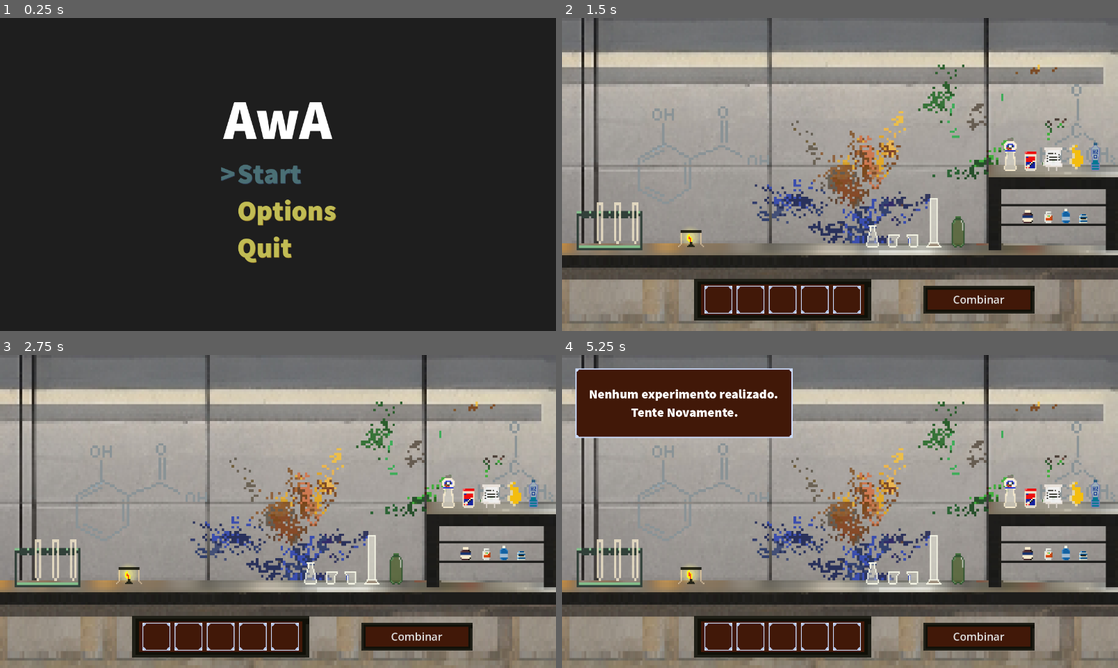
Above: before the commit, frames 1-4 (two rows, left to right).
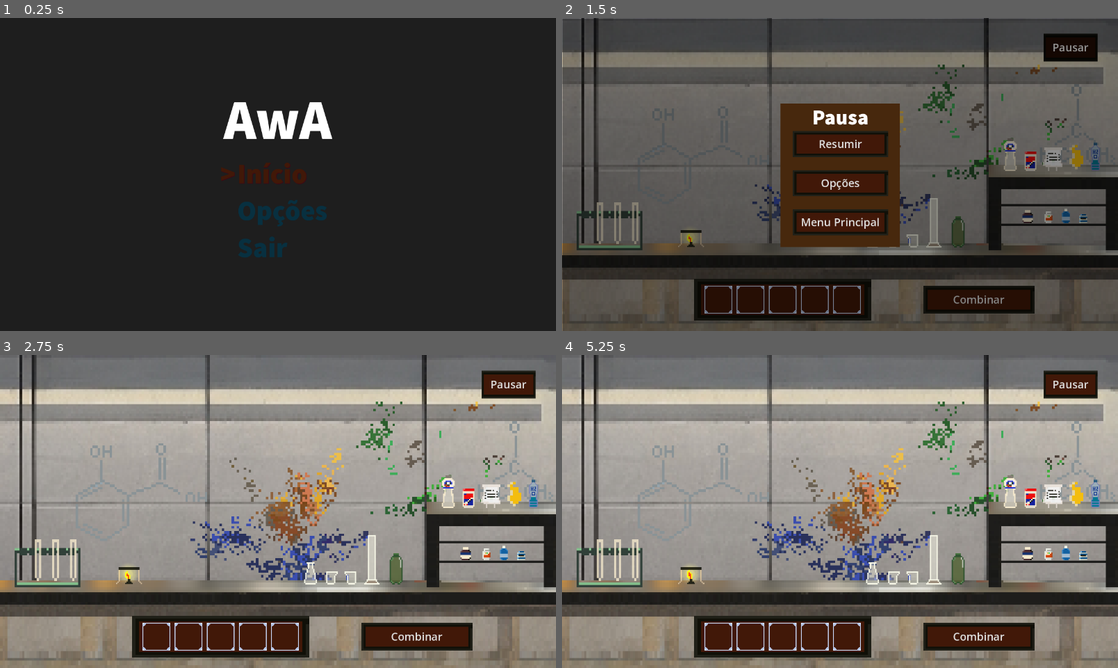
Above: after the commit, the same moments.

Repository: caduceusj/AwA
Game: Godot game, scene res://Scene/MainMenu/MainMenu.tscn
Two runs of this game, one before a commit and one after it. Both use one fixed random seed, a clock stepped at 60 frames per second and the inputs below.
Inputs (mouse positions are in pixels of both pictures, inside the frame that each line leads up to):
- Up to frame 1 (0.25 s): no input
- Up to frame 2 (1.5 s): tap Enter (ui_accept) at 0.5 s; move the mouse to (962, 158) at 0.52 s; hold Up (ui_up) 0.53-1.25 s; hold Enter (ui_accept) 0.53-1.25 s; click (962, 158) at 0.67 s; click (1067, 46) at 1.25 s, where only the run after the commit has a clickable "Pausar"
- Up to frame 3 (2.75 s): click (278, 480) at 2 s, where only the run after the commit has a clickable "Resumir"
- Up to frame 4 (5.25 s): click (1095, 492) at 2.77 s; click "Combinar" at 3.5 s; click "Nenhum experimento realizado.…" at 4.25 s; tap Enter (ui_accept) at 5, 5.1 s; move the mouse to (728, 527) at 5.02 s; hold Down (ui_down) from 5.03 s (still down); click (728, 527) at 5.17 s

The runs differ from the first frame. In frame 1, 1.9% of the frame differs, in the area x 39-61%, y 46-79%; in frame 2, 91%, in the area x 0-100%, y 0-100%; in frame 3, 0.9%; in frame 4, 9.6%.
Error after the commit: Invalid assignment of property or key 'text' with value of type 'String' on a base object of type 'null instance'. (res://Scene/MainMenu/OptionsMenu.gd:26)

Commit message:
adicionando Menu in Game com bug na cena do lab

Diff:
--- a/Scene/MainMenu/MainMenu.gd
+++ b/Scene/MainMenu/MainMenu.gd
@@ -12,10 +12,11 @@
 @onready var textTwo = $CenterContainer/VBoxContainer/Inputs/VBoxContainer/Options/HBoxContainer/OptionName
 @onready var textThree = $CenterContainer/VBoxContainer/Inputs/VBoxContainer/Quit/HBoxContainer/OptionName
 
-const originalFontColor = Color(0.757, 0.737, 0.329)
-const originalShadowColor = Color(0.627, 0.506, 0.169)
-const selectedFontColor = Color(0.29, 0.435, 0.459)
-const selectedShadowColor = Color(0.2, 0.271, 0.373)
+const originalFontColor = Color("#083040")
+const originalShadowColor = Color("#142e4001")
+const selectedFontColor = Color("#411808")
+const selectedShadowColor = Color("#400814")
+
 
 var currentSelection = 0
 
@@ -45,6 +46,7 @@
 	if(currentSelection == 0) :
 		get_tree().change_scene_to_file(startScene)
 	elif(currentSelection == 1) :
+		GameManager.returOptionsScene = menuScene
 		get_tree().change_scene_to_file(optionsScene)
 	else :
 		get_tree().quit()
--- a/Scene/MainMenu/MainMenu.tscn
+++ b/Scene/MainMenu/MainMenu.tscn
@@ -49,6 +49,7 @@
 [node name="Selector" type="Label" parent="CenterContainer/VBoxContainer/Inputs/VBoxContainer/Start/HBoxContainer"]
 custom_minimum_size = Vector2(35, 0)
 layout_mode = 2
+theme_override_colors/font_color = Color(0.0784314, 0.180392, 0.25098, 0.00392157)
 theme_override_colors/font_outline_color = Color(0, 0, 0, 1)
 theme_override_fonts/font = ExtResource("2_xsvkh")
 theme_override_font_sizes/font_size = 64
@@ -62,7 +63,7 @@
 theme_override_colors/font_outline_color = Color(0, 0, 0, 1)
 theme_override_fonts/font = ExtResource("2_xsvkh")
 theme_override_font_sizes/font_size = 64
-text = "Start"
+text = "Início"
 
 [node name="Options" type="CenterContainer" parent="CenterContainer/VBoxContainer/Inputs/VBoxContainer"]
 layout_mode = 2
@@ -80,12 +81,12 @@
 "
 
 [node name="OptionName" type="Label" parent="CenterContainer/VBoxContainer/Inputs/VBoxContainer/Options/HBoxContainer"]
-custom_minimum_size = Vector2(84, 0)
+custom_minimum_size = Vector2(227, 0)
 layout_mode = 2
 theme_override_colors/font_outline_color = Color(0, 0, 0, 1)
 theme_override_fonts/font = ExtResource("2_xsvkh")
 theme_override_font_sizes/font_size = 64
-text = "Options"
+text = "Opções"
 
 [node name="Quit" type="CenterContainer" parent="CenterContainer/VBoxContainer/Inputs/VBoxContainer"]
 layout_mode = 2
@@ -106,7 +107,7 @@
 theme_override_colors/font_outline_color = Color(0, 0, 0, 1)
 theme_override_fonts/font = ExtResource("2_xsvkh")
 theme_override_font_sizes/font_size = 64
-text = "Quit
+text = "Sair
 "
 
 [connection signal="gui_input" from="CenterContainer/VBoxContainer/Inputs/VBoxContainer/Start" to="." method="_on_start_gui_input"]
--- a/Scene/MainMenu/OptionsMenu.gd
+++ b/Scene/MainMenu/OptionsMenu.gd
@@ -1,23 +1,21 @@
 extends MarginContainer
-
-const menuScene = "res://Scene/MainMenu/MainMenu.tscn"
 
 @onready var textOne = $CenterContainer/VBoxContainer/Volume/VBoxContainer/Label
 @onready var textTwo = $CenterContainer/VBoxContainer/Return/HBoxContainer/OptionName
 @onready var selectorTwo = $CenterContainer/VBoxContainer/Return/HBoxContainer/Selector
 @onready var volumeBar = $CenterContainer/VBoxContainer/Volume/VBoxContainer/VolumeBar
 
-const originalFontColor = Color(0.757, 0.737, 0.329)
-const originalShadowColor = Color(0.627, 0.506, 0.169)
-const selectedFontColor = Color(0.29, 0.435, 0.459)
-const selectedShadowColor = Color(0.2, 0.271, 0.373)
+const originalFontColor = Color("#083040")
+const originalShadowColor = Color("#142e4001")
+const selectedFontColor = Color("#411808")
+const selectedShadowColor = Color("#400814")
 
 var currentSelection = 0
 
 
 func handleSelection(currentSelection) :
 	if(currentSelection == 1) :
-		get_tree().change_scene_to_file(menuScene)
+		get_tree().change_scene_to_file(GameManager.returOptionsScene)
 
 
 func changeColor(component,fontColor, shadowColor) :
@@ -36,8 +34,7 @@
 
 # Called when the node enters the scene tree for the first time.
 func _ready():
-	changeColor(selectorTwo,selectedFontColor,selectedShadowColor)
-	setCurrentSelection(0)
+	pass
 
 func _process(delta):
 	if(Input.is_action_just_pressed("ui_down")) :
@@ -58,6 +55,7 @@
 		handleSelection(currentSelection)
 
 
+
 func _on_volume_mouse_entered():
 	currentSelection = 0
 	setCurrentSelection(currentSelection)
@@ -70,7 +68,7 @@
 
 func _on_return_gui_input(event):
 	if event is InputEventMouseButton and event.button_index == MOUSE_BUTTON_LEFT :
-		get_tree().change_scene_to_file(menuScene)
+		get_tree().change_scene_to_file(GameManager.returOptionsScene)
 
 
 func _on_volume_bar_value_changed(value):
--- a/Scene/MainMenu/OptionsMenu.tscn
+++ b/Scene/MainMenu/OptionsMenu.tscn
@@ -63,7 +63,8 @@
 [node name="Selector" type="Label" parent="CenterContainer/VBoxContainer/Return/HBoxContainer"]
 custom_minimum_size = Vector2(35, 0)
 layout_mode = 2
-theme_override_colors/font_outline_color = Color(0, 0, 0, 1)
+theme_override_colors/font_color = Color(0.254902, 0.0941176, 0.0313726, 1)
+theme_override_colors/font_shadow_color = Color(0.25098, 0.0313726, 0.0784314, 1)
 theme_override_fonts/font = ExtResource("1_2cqdv")
 theme_override_font_sizes/font_size = 64
 
--- a/Scene/MainScreen/Lab.tscn
+++ b/Scene/MainScreen/Lab.tscn
@@ -15,6 +15,7 @@
 [ext_resource type="Texture2D" uid="uid://cy3o1arbr35nw" path="res://assets/sprites/animations/fogao.png" id="16_ba6rb"]
 [ext_resource type="FontFile" uid="uid://ysnlin44jdcx" path="res://assets/fonts/SourceSansPro-Black.ttf" id="17_dtcsy"]
 [ext_resource type="Texture2D" uid="uid://boqvc8heo780j" path="res://assets/sprites/effects/LightEmit.png" id="17_n0oqe"]
+[ext_resource type="PackedScene" uid="uid://cssk822pxofe7" path="res://Scene/MainScreen/inGameMenu.tscn" id="18_8vlsh"]
 [ext_resource type="Texture2D" uid="uid://bx2i0736ldi0q" path="res://assets/sprites/HUD/dicaUI.png" id="18_hqxlq"]
 [ext_resource type="Script" path="res://Scripts/HUD/CombineButton.gd" id="19_jb3mc"]
 
@@ -411,10 +412,34 @@
 position = Vector2(480, 440)
 scale = Vector2(3, 3)
 
+[node name="CombineButton2" type="Button" parent="."]
+layout_mode = 0
+offset_left = 1109.0
+offset_top = 36.0
+offset_right = 1233.0
+offset_bottom = 100.0
+theme_override_font_sizes/font_size = 25
+theme_override_styles/normal = SubResource("StyleBoxTexture_ll56s")
+theme_override_styles/hover = SubResource("StyleBoxTexture_38nfk")
+theme_override_styles/pressed = SubResource("StyleBoxTexture_85su2")
+theme_override_styles/focus = SubResource("StyleBoxTexture_es58r")
+text = "Pausar"
+script = ExtResource("19_jb3mc")
+
+[node name="MarginContainer" parent="." instance=ExtResource("18_8vlsh")]
+layout_mode = 1
+offset_left = 1.0
+offset_top = 2.0
+offset_right = 1.0
+offset_bottom = 2.0
+
 [connection signal="timeout" from="DicaUITimer" to="." method="_on_dica_ui_timer_timeout"]
 [connection signal="mouse_entered" from="CombineButton" to="CombineButton" method="_on_mouse_entered"]
 [connection signal="mouse_exited" from="CombineButton" to="CombineButton" method="_on_mouse_exited"]
 [connection signal="pressed" from="CombineButton" to="." method="_on_combine_button_pressed"]
+[connection signal="gui_input" from="CombineButton2" to="." method="_on_combine_button_2_gui_input"]
+[connection signal="mouse_entered" from="CombineButton2" to="CombineButton2" method="_on_mouse_entered"]
+[connection signal="mouse_exited" from="CombineButton2" to="CombineButton2" method="_on_mouse_exited"]
 
 [editable path="products/sodaCaustica"]
 [editable path="products/azulDeMetileno"]
--- /dev/null
+++ b/Scene/MainScreen/inGameMenu.gd
@@ -0,0 +1,51 @@
+extends MarginContainer
+
+const labScene = "res://Scene/MainScreen/Lab.tscn"
+const optionsMenu = "res://Scene/MainMenu/OptionsMenu.tscn"
+const menuScene = "res://Scene/MainMenu/MainMenu.tscn"
+
+
+@onready var this = $"."
+
+var currentSelection = 0
+
+func handleSelection(currentSelection) :
+	if(currentSelection == 0) :
+		this.visible = false
+	elif(currentSelection == 1) :
+		GameManager.returOptionsScene = labScene
+		get_tree().change_scene_to_file(optionsMenu)
+	elif(currentSelection == 2) :
+		get_tree().change_scene_to_file(menuScene)
+
+# Called every frame. 'delta' is the elapsed time since the previous frame.
+func _process(delta):
+	if(Input.is_action_just_pressed("ui_down")) :
+		if(currentSelection < 1) :
+			currentSelection += 1
+		else :
+			currentSelection = 0
+	elif(Input.is_action_just_pressed("ui_up")) :
+		if(currentSelection > 0) :
+			currentSelection -= 1
+		else :
+			currentSelection = 1
+	if(Input.is_action_just_pressed("ui_accept")) :
+		handleSelection(currentSelection)
+
+
+func _on_combine_button_mouse_entered(argument) -> void:
+	set_default_cursor_shape(Control.CURSOR_POINTING_HAND)
+	currentSelection = argument
+
+
+
+
+
+func _on_combine_button_mouse_exited():
+	set_default_cursor_shape(Control.CURSOR_ARROW)
+
+
+func _on_button_gui_input(event):
+	if event is InputEventMouseButton and event.button_index == MOUSE_BUTTON_LEFT :
+		handleSelection(currentSelection)# Replace with function body.
--- /dev/null
+++ b/Scene/MainScreen/inGameMenu.tscn
@@ -0,0 +1,122 @@
+[gd_scene load_steps=8 format=3 uid="uid://cssk822pxofe7"]
+
+[ext_resource type="FontFile" uid="uid://ysnlin44jdcx" path="res://assets/fonts/SourceSansPro-Black.ttf" id="1_grnc8"]
+[ext_resource type="Script" path="res://Scene/MainScreen/inGameMenu.gd" id="1_hoisi"]
+[ext_resource type="Texture2D" uid="uid://ck08lpcd2vua1" path="res://assets/sprites/HUD/letreiro.png" id="1_ja87f"]
+
+[sub_resource type="StyleBoxTexture" id="StyleBoxTexture_a3esg"]
+texture = ExtResource("1_ja87f")
+
+[sub_resource type="StyleBoxTexture" id="StyleBoxTexture_wja3v"]
+texture = ExtResource("1_ja87f")
+modulate_color = Color(0.658824, 0.658824, 0.658824, 1)
+
+[sub_resource type="StyleBoxTexture" id="StyleBoxTexture_jaxdu"]
+texture = ExtResource("1_ja87f")
+modulate_color = Color(0.364706, 0.364706, 0.364706, 1)
+
+[sub_resource type="StyleBoxTexture" id="StyleBoxTexture_mk2ao"]
+texture = ExtResource("1_ja87f")
+modulate_color = Color(0.537255, 0.537255, 0.537255, 1)
+
+[node name="MarginContainer" type="MarginContainer"]
+anchors_preset = 15
+anchor_right = 1.0
+anchor_bottom = 1.0
+grow_horizontal = 2
+grow_vertical = 2
+script = ExtResource("1_hoisi")
+
+[node name="ColorRect" type="ColorRect" parent="."]
+layout_mode = 2
+color = Color(0, 0, 0, 0.411765)
+
+[node name="CenterContainer" type="CenterContainer" parent="."]
+layout_mode = 2
+size_flags_horizontal = 4
+size_flags_vertical = 4
+
+[node name="ColorRect" type="ColorRect" parent="CenterContainer"]
+custom_minimum_size = Vector2(275, 330)
+layout_mode = 2
+color = Color(0.278431, 0.156863, 0.0509804, 1)
+
+[node name="Label" type="Label" parent="CenterContainer/ColorRect"]
+layout_mode = 1
+anchors_preset = 5
+anchor_left = 0.5
+anchor_right = 0.5
+offset_left = -64.5
+offset_right = 65.5
+offset_bottom = 65.0
+grow_horizontal = 2
+size_flags_horizontal = 4
+size_flags_vertical = 0
+theme_override_fonts/font = ExtResource("1_grnc8")
+theme_override_font_sizes/font_size = 48
+text = "Pausa"
+
+[node name="VBoxContainer" type="VBoxContainer" parent="CenterContainer/ColorRect"]
+layout_mode = 1
+anchors_preset = 8
+anchor_left = 0.5
+anchor_top = 0.5
+anchor_right = 0.5
+anchor_bottom = 0.5
+offset_left = -110.0
+offset_top = -102.0
+offset_right = 110.0
+offset_bottom = 138.0
+grow_horizontal = 2
+grow_vertical = 2
+theme_override_constants/separation = 30
+alignment = 2
+
+[node name="CenterContainer" type="CenterContainer" parent="CenterContainer/ColorRect/VBoxContainer"]
+layout_mode = 2
+
+[node name="Resume" type="Button" parent="CenterContainer/ColorRect/VBoxContainer/CenterContainer"]
+custom_minimum_size = Vector2(220, 60)
+layout_mode = 2
+theme_override_font_sizes/font_size = 25
+theme_override_styles/normal = SubResource("StyleBoxTexture_a3esg")
+theme_override_styles/hover = SubResource("StyleBoxTexture_wja3v")
+theme_override_styles/pressed = SubResource("StyleBoxTexture_jaxdu")
+theme_override_styles/focus = SubResource("StyleBoxTexture_mk2ao")
+text = "Resumir"
+
+[node name="CenterContainer2" type="CenterContainer" parent="CenterContainer/ColorRect/VBoxContainer"]
+layout_mode = 2
+
+[node name="Options" type="Button" parent="CenterContainer/ColorRect/VBoxContainer/CenterContainer2"]
+custom_minimum_size = Vector2(220, 60)
+layout_mode = 2
+theme_override_font_sizes/font_size = 25
+theme_override_styles/normal = SubResource("StyleBoxTexture_a3esg")
+theme_override_styles/hover = SubResource("StyleBoxTexture_wja3v")
+theme_override_styles/pressed = SubResource("StyleBoxTexture_jaxdu")
+theme_override_styles/focus = SubResource("StyleBoxTexture_mk2ao")
+text = "Opções"
+
+[node name="CenterContainer3" type="CenterContainer" parent="CenterContainer/ColorRect/VBoxContainer"]
+layout_mode = 2
+
+[node name="MainMenu" type="Button" parent="CenterContainer/ColorRect/VBoxContainer/CenterContainer3"]
+custom_minimum_size = Vector2(220, 60)
+layout_mode = 2
+theme_override_font_sizes/font_size = 25
+theme_override_styles/normal = SubResource("StyleBoxTexture_a3esg")
+theme_override_styles/hover = SubResource("StyleBoxTexture_wja3v")
+theme_override_styles/pressed = SubResource("StyleBoxTexture_jaxdu")
+theme_override_styles/focus = SubResource("StyleBoxTexture_mk2ao")
+text = "Menu Principal"
+
+[connection signal="gui_input" from="CenterContainer/ColorRect/VBoxContainer/CenterContainer/Resume" to="." method="_on_button_gui_input"]
+[connection signal="mouse_entered" from="CenterContainer/ColorRect/VBoxContainer/CenterContainer/Resume" to="." method="_on_combine_button_mouse_entered" binds= [0]]
+[connection signal="mouse_exited" from="CenterContainer/ColorRect/VBoxContainer/CenterContainer/Resume" to="." method="_on_combine_button_mouse_exited"]
+[connection signal="gui_input" from="CenterContainer/ColorRect/VBoxContainer/CenterContainer2/Options" to="." method="_on_button_gui_input"]
+[connection signal="mouse_entered" from="CenterContainer/ColorRect/VBoxContainer/CenterContainer2/Options" to="." method="_on_combine_button_mouse_entered" binds= [1]]
+[connection signal="mouse_exited" from="CenterContainer/ColorRect/VBoxContainer/CenterContainer2/Options" to="." method="_on_combine_button_mouse_exited"]
+[connection signal="gui_input" from="CenterContainer/ColorRect/VBoxContainer/CenterContainer3/MainMenu" to="." method="_on_button_gui_input"]
+[connection signal="mouse_entered" from="CenterContainer/ColorRect/VBoxContainer/CenterContainer3/MainMenu" to="." method="_on_combine_button_mouse_entered" binds= [2]]
+[connection signal="mouse_exited" from="CenterContainer/ColorRect/VBoxContainer/CenterContainer3/MainMenu" to="." method="_on_combine_button_mouse_exited"]
--- a/Scripts/Global/GameManager.gd
+++ b/Scripts/Global/GameManager.gd
@@ -5,3 +5,5 @@
 var current_state: state = state.SELECTION
 
 var PRODUCTS_SELECT_LIMIT: int = 5
+
+var returOptionsScene = "res://Scene/MainMenu/MainMenu.tscn"
--- a/Scripts/HUD/CombineButton.gd
+++ b/Scripts/HUD/CombineButton.gd
@@ -5,6 +5,7 @@
 		set_default_cursor_shape(Control.CURSOR_POINTING_HAND)
 
 
+
 func _on_mouse_exited():
 	if(GameManager.current_state == GameManager.state.SELECTION):
 		set_default_cursor_shape(Control.CURSOR_ARROW)
--- a/Scripts/Lab.gd
+++ b/Scripts/Lab.gd
@@ -1,5 +1,7 @@
 extends Control
 class_name GameController
+
+@onready var pause = $MarginContainer
 
 @export var experiments_list: Array[PackedScene]
 var experiments_instances: Array[GenericExperiment]
@@ -14,6 +16,7 @@
 func _ready():
 	$fire.play("default")
 	$DicaUi.visible = false
+	pause.visible = false
 	instance_experiments()
 
 	if(GameManager.current_state == GameManager.state.INTRO):
@@ -98,6 +101,7 @@
 func _on_dica_ui_timer_timeout():
 	$DicaUi.visible = false
 
+
 func _on_combine_button_pressed():
 	if(GameManager.current_state == GameManager.state.SELECTION):
 		if(is_reaction_valid()):
@@ -105,3 +109,8 @@
 		else:
 			showDicaUi("Nenhum experimento realizado. \n Tente Novamente.")
 			clear()
+
+
+func _on_combine_button_2_gui_input(event):
+	if event is InputEventMouseButton and event.button_index == MOUSE_BUTTON_LEFT :
+		pause.visible = true
--- a/project.godot
+++ b/project.godot
@@ -19,6 +19,8 @@
 
 GameManager="*res://Scripts/Global/GameManager.gd"
 ExperimentsManagerGlobal="*res://Scene/Global/ExperimentsManager.tscn"
+OptionsMenu="*res://Scene/MainMenu/OptionsMenu.gd"
+InGameMenu="*res://Scene/MainScreen/inGameMenu.gd"
 
 [display]
 
Not shown: 1 places in Scene/MainScreen/Lab.tscn that only renumber resources
Not shown, added: assets/sprites/animations/geloqeten.png.import
Not shown, added: assets/sprites/individuais/areia.png.import
Not shown, added: assets/sprites/individuais/carta.png.import
Not shown, added: assets/sprites/individuais/vinho.png.import
Not shown, added: assets/sprites/individuais/zipo.png.import
